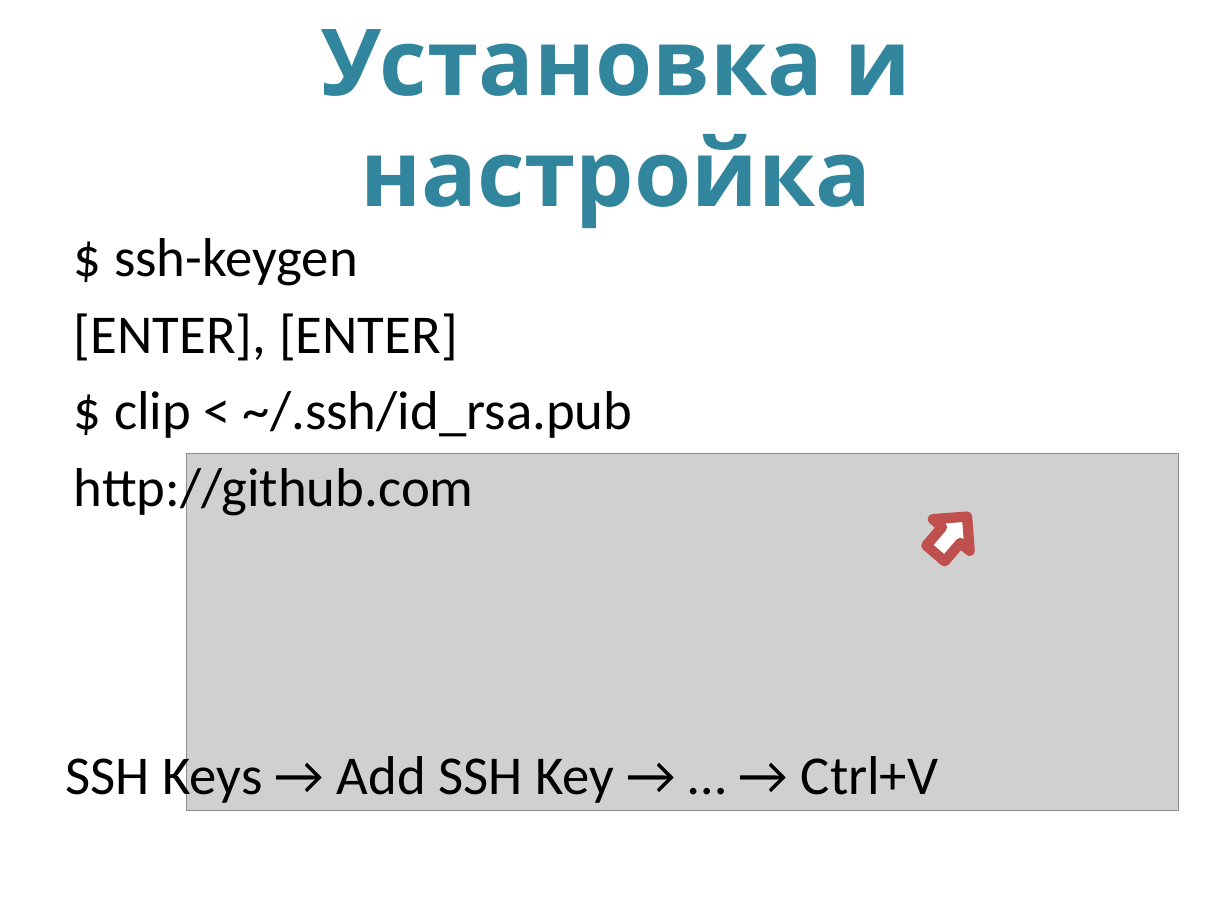
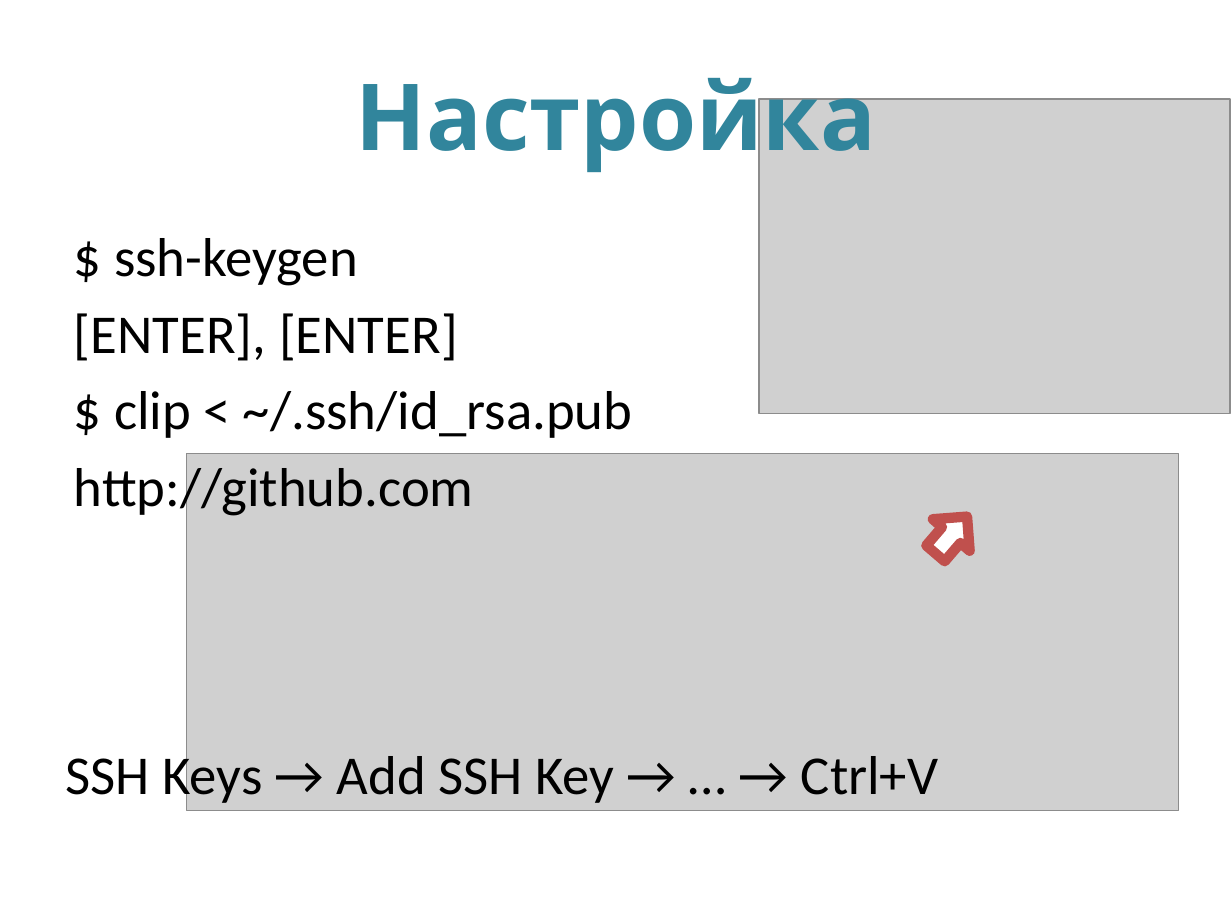
Before and after one commit to kontur-edu/kampus-ekb-2013-11, a slide deck: slide 7 of 01-git/Git.pptx. Drawn at 1232x924 pixels with LibreOffice and Linux fonts; fonts in the diff are those of the drawing; grey boxes stand for pictures. Boxes give left, top, right and bottom in pixels: in the first picture for what was removed or moved away, otherwise in the second. Text is boxed around its words. In the diff, an @@ line names an element or a change of style, - is before the commit and + after.

```diff
--- a/01-git/Git.pptx
+++ b/01-git/Git.pptx
@@ title at bbox=[356, 78, 876, 174]: text changed @@
-Установка и настройка
+Настройка
@@ picture added at bbox=[759, 99, 1230, 413] @@
```
Also in this commit, not shown: 2 other slides changed, 2 slides added, 2 other files.
